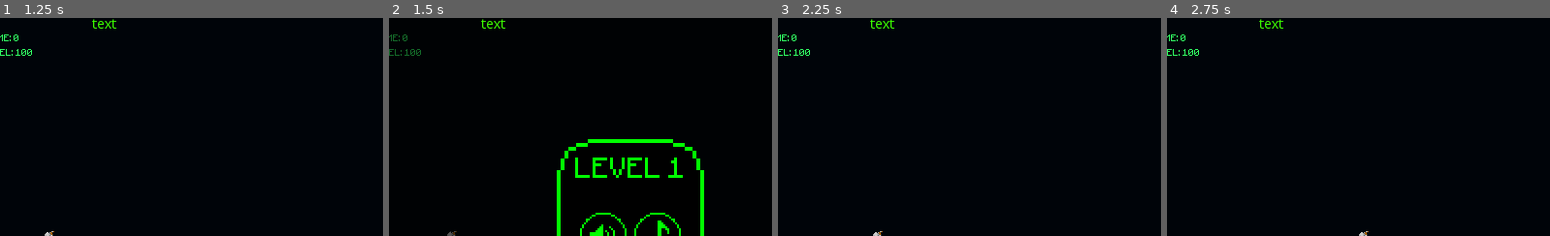
Above: before the commit, frames 1-4 (left to right).
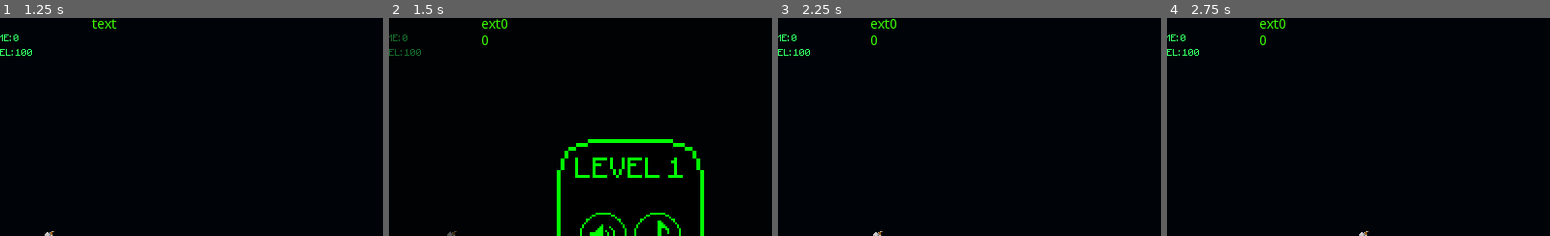
Above: after the commit, the same moments.

Repository: carlosebmachado-games/MoonLander
Game: Godot game, scene res://scenes/menus/main_menu.tscn
Two runs of this game, one before a commit and one after it. Both use one fixed random seed, a clock stepped at 60 frames per second and the inputs below.
Inputs (mouse positions are % of the whole screen's width and height, from its top left):
- Up to frame 1 (1.25 s): click (51, 52) at 0.5 s
- Up to frame 2 (1.5 s): click (96, 9) at 1.25 s
- Up to frame 3 (2.25 s): click (53, 66) at 2 s
- Up to frame 4 (2.75 s): no input
The pictures show only the part of the screen within x 19-69%, y 0-50%; the shares and areas given below are measured in that part.

Frame 1 is identical in both runs. In frame 2, 0.2% of the frame differs, in the area x 24-31%, y 0-13%; in frame 3, 0.2%; in frame 4, 0.2%.

Commit message:
lbl print

Diff:
--- a/src/scenes/prefabs/lander.gd
+++ b/src/scenes/prefabs/lander.gd
@@ -44,7 +44,14 @@
 	# handle touch input
 	if event is InputEventScreenTouch:
 		var i = event.get_index()
-		print(i)
+
+		var lbl = game.get_child(0).get_child(2)
+		var txt = lbl.text
+		if txt.length() > 5:
+			lbl.text = txt.substr(txt.length() - 5, 5) + str(event.get_index()) + '\n'
+		else:
+			lbl.text += str(event.get_index()) + '\n'
+
 		if i in input_control:
 			if event.get_position().x < 400:
 				input_left = false
Not shown, changed: docs/game.html
Not shown, changed: docs/game.pck
